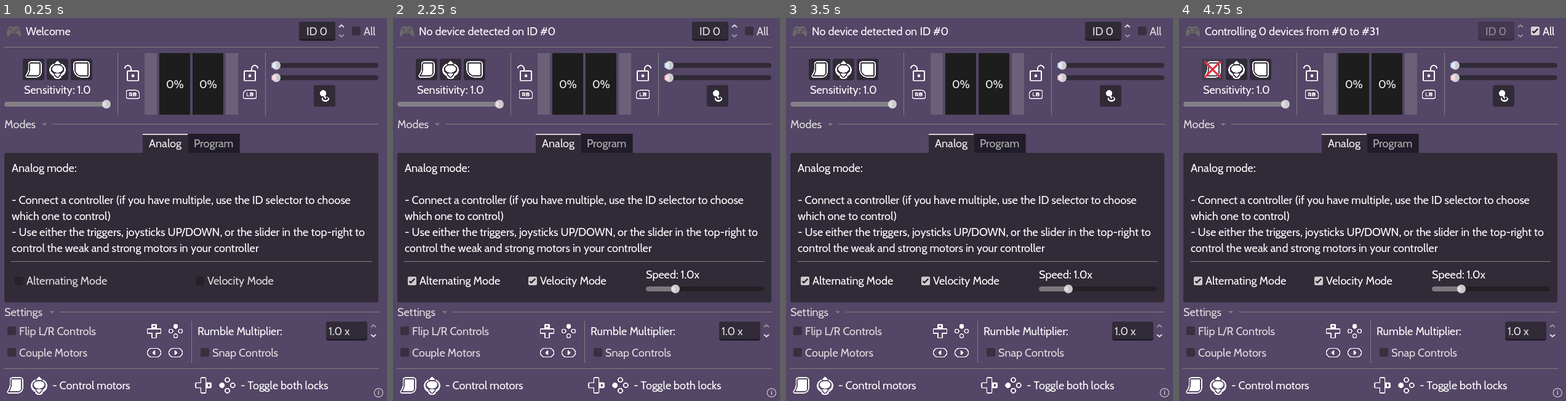
Above: before the commit, frames 1-4 (left to right).
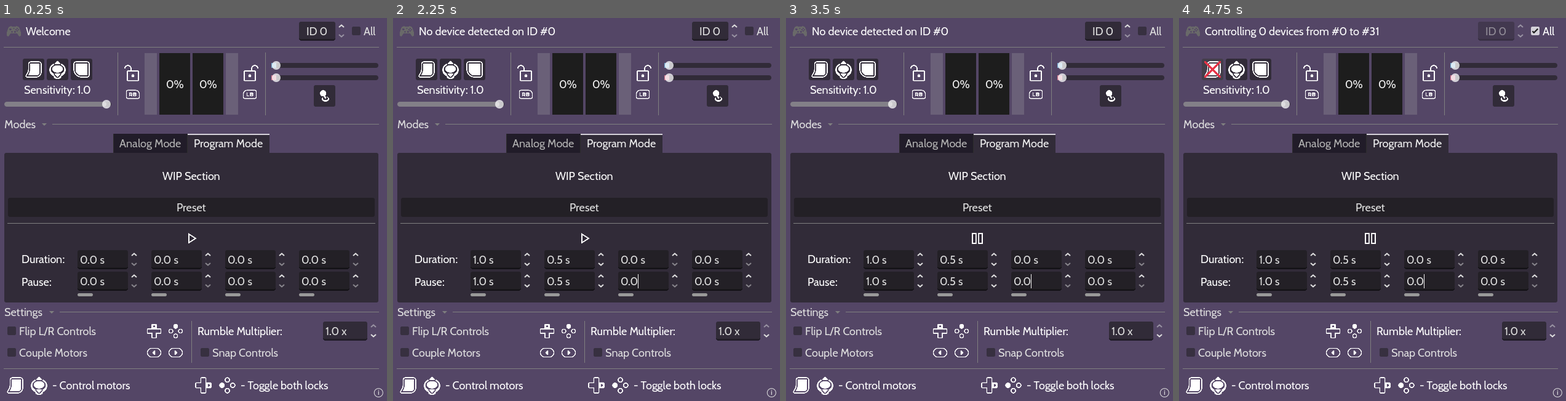
Above: after the commit, the same moments.

Repository: leosefcik/controller-rumble-tool
Game: Godot game, scene res://main.tscn
Two runs of this game, one before a commit and one after it. Both use one fixed random seed, a clock stepped at 60 frames per second and the inputs below.
Inputs (mouse positions are in pixels of both pictures, inside the frame that each line leads up to):
- Up to frame 1 (0.25 s): no input
- Up to frame 2 (2.25 s): click (493, 282) at 0.5 s, where only the run before the commit has a clickable "Alternating Mode"; click (582, 205) at 1.25 s, where only the run after the commit has a clickable "Preset"; click (675, 282) at 2 s, where only the run before the commit has a clickable "Velocity Mode"
- Up to frame 3 (3.5 s): click (975, 240) at 2.77 s
- Up to frame 4 (4.75 s): click "All" at 3.5 s; click (1213, 67) at 4.25 s

The runs differ from the first frame. In frame 1, 5.8% of the frame differs, in the area x 1-97%, y 30-85%; in frame 2, 6.0%; in frame 3, 6.0%; in frame 4, 6.0%.

Commit message:
Program Mode initial idea
added some code for what Program Mode can be. I'm thinking I'll separate the 2 modes into their own scripts, which means i'll have to do a lot of moving old Analog Mode code into its own script, and create some global singleton for all the settings and stuff like Controller ID. Or i'll stuff it all into Main.gd :)

Diff:
--- /dev/null
+++ b/icon/pause.svg
@@ -0,0 +1 @@
+<svg xmlns="http://www.w3.org/2000/svg" height="48px" viewBox="0 -960 960 960" width="48px" fill="#FFFFFF"><path d="M525-200v-560h235v560H525Zm-325 0v-560h235v560H200Zm385-60h115v-440H585v440Zm-325 0h115v-440H260v440Zm0-440v440-440Zm325 0v440-440Z"/></svg>
--- /dev/null
+++ b/icon/play.svg
@@ -0,0 +1 @@
+<svg xmlns="http://www.w3.org/2000/svg" height="48px" viewBox="0 -960 960 960" width="48px" fill="#FFFFFF"><path d="M320-203v-560l440 280-440 280Zm60-280Zm0 171 269-171-269-171v342Z"/></svg>
--- a/main.tscn
+++ b/main.tscn
@@ -25,6 +25,9 @@
 [ext_resource type="Texture2D" uid="uid://77sud8rl3qs8" path="res://icon/kenney_glyphs/Nintendo Switch/switch_buttons_left_outline.png" id="20_ryguw"]
 [ext_resource type="Texture2D" uid="uid://dpbkmplgtdokt" path="res://icon/kenney_glyphs/Nintendo Switch/switch_dpad_up_outline.png" id="21_d13ii"]
 [ext_resource type="Texture2D" uid="uid://cr4gsturnc2nc" path="res://icon/kenney_glyphs/Nintendo Switch/switch_buttons_up_outline.png" id="22_1u8w0"]
+[ext_resource type="Script" uid="uid://by1rf4skvhdw8" path="res://program_mode.gd" id="22_a6jrf"]
+[ext_resource type="Texture2D" uid="uid://bnlh0nq1ahiod" path="res://icon/play.svg" id="23_qsp4k"]
+[ext_resource type="Texture2D" uid="uid://bc3if7fk4tikx" path="res://icon/pause.svg" id="24_kq58d"]
 [ext_resource type="Texture2D" uid="uid://cst8li6a7al6b" path="res://logo/motor_icon_v1.png" id="25_0odxb"]
 
 [sub_resource type="StyleBoxFlat" id="StyleBoxFlat_1bvp3"]
@@ -44,6 +47,19 @@
 
 [sub_resource type="StyleBoxFlat" id="StyleBoxFlat_ryguw"]
 bg_color = Color(0.8235294, 0.48235294, 0.5686275, 1)
+
+[sub_resource type="StyleBoxFlat" id="StyleBoxFlat_xuqvo"]
+bg_color = Color(0.6, 0.6, 0.6, 0)
+corner_radius_top_left = 3
+corner_radius_top_right = 3
+corner_radius_bottom_right = 3
+corner_radius_bottom_left = 3
+
+[sub_resource type="StyleBoxFlat" id="StyleBoxFlat_a6jrf"]
+corner_radius_top_left = 3
+corner_radius_top_right = 3
+corner_radius_bottom_right = 3
+corner_radius_bottom_left = 3
 
 [node name="Main" type="Node"]
 script = ExtResource("1_h2yge")
@@ -441,13 +457,14 @@
 layout_mode = 2
 size_flags_vertical = 3
 tab_alignment = 1
-current_tab = 0
-
-[node name="Analog" type="TabBar" parent="UI/MainVBox/ModeTabs"]
+current_tab = 1
+
+[node name="Analog Mode" type="TabBar" parent="UI/MainVBox/ModeTabs"]
+visible = false
 layout_mode = 2
 metadata/_tab_index = 0
 
-[node name="VBoxContainer" type="VBoxContainer" parent="UI/MainVBox/ModeTabs/Analog"]
+[node name="VBoxContainer" type="VBoxContainer" parent="UI/MainVBox/ModeTabs/Analog Mode"]
 layout_mode = 1
 anchors_preset = 15
 anchor_right = 1.0
@@ -460,7 +477,7 @@
 grow_vertical = 2
 alignment = 1
 
-[node name="Label" type="Label" parent="UI/MainVBox/ModeTabs/Analog/VBoxContainer"]
+[node name="Label" type="Label" parent="UI/MainVBox/ModeTabs/Analog Mode/VBoxContainer"]
 layout_mode = 2
 text = "Analog mode:
 
@@ -468,37 +485,37 @@
 - Use either the triggers, joysticks UP/DOWN, or the slider in the top-right to control the weak and strong motors in your controller"
 autowrap_mode = 3
 
-[node name="HSeparator" type="HSeparator" parent="UI/MainVBox/ModeTabs/Analog/VBoxContainer"]
-layout_mode = 2
-
-[node name="HBoxContainer" type="HBoxContainer" parent="UI/MainVBox/ModeTabs/Analog/VBoxContainer"]
+[node name="HSeparator" type="HSeparator" parent="UI/MainVBox/ModeTabs/Analog Mode/VBoxContainer"]
+layout_mode = 2
+
+[node name="HBoxContainer" type="HBoxContainer" parent="UI/MainVBox/ModeTabs/Analog Mode/VBoxContainer"]
 custom_minimum_size = Vector2(0, 44)
 layout_mode = 2
 
-[node name="AnalogAltMode" type="CheckBox" parent="UI/MainVBox/ModeTabs/Analog/VBoxContainer/HBoxContainer"]
+[node name="AnalogAltMode" type="CheckBox" parent="UI/MainVBox/ModeTabs/Analog Mode/VBoxContainer/HBoxContainer"]
 layout_mode = 2
 size_flags_horizontal = 3
 tooltip_text = "When both motors reach 0%, toggles Flip Controls"
 text = "Alternating Mode"
 
-[node name="AnalogVelMode" type="CheckBox" parent="UI/MainVBox/ModeTabs/Analog/VBoxContainer/HBoxContainer"]
+[node name="AnalogVelMode" type="CheckBox" parent="UI/MainVBox/ModeTabs/Analog Mode/VBoxContainer/HBoxContainer"]
 layout_mode = 2
 size_flags_horizontal = 3
 tooltip_text = "\"Drags\" the input along instead of having it control rumble directly"
 text = "Velocity Mode"
 
-[node name="VelocityModeSpeedContainer" type="VBoxContainer" parent="UI/MainVBox/ModeTabs/Analog/VBoxContainer/HBoxContainer"]
+[node name="VelocityModeSpeedContainer" type="VBoxContainer" parent="UI/MainVBox/ModeTabs/Analog Mode/VBoxContainer/HBoxContainer"]
 unique_name_in_owner = true
 visible = false
 layout_mode = 2
 size_flags_horizontal = 3
 
-[node name="VelocityModeSpeedLabel" type="Label" parent="UI/MainVBox/ModeTabs/Analog/VBoxContainer/HBoxContainer/VelocityModeSpeedContainer"]
+[node name="VelocityModeSpeedLabel" type="Label" parent="UI/MainVBox/ModeTabs/Analog Mode/VBoxContainer/HBoxContainer/VelocityModeSpeedContainer"]
 unique_name_in_owner = true
 layout_mode = 2
 text = "Speed: 1.0x"
 
-[node name="VelocityModeSpeed" type="HSlider" parent="UI/MainVBox/ModeTabs/Analog/VBoxContainer/HBoxContainer/VelocityModeSpeedContainer"]
+[node name="VelocityModeSpeed" type="HSlider" parent="UI/MainVBox/ModeTabs/Analog Mode/VBoxContainer/HBoxContainer/VelocityModeSpeedContainer"]
 unique_name_in_owner = true
 layout_mode = 2
 min_value = 0.1
@@ -506,12 +523,13 @@
 step = 0.1
 value = 1.0
 
-[node name="Program" type="TabBar" parent="UI/MainVBox/ModeTabs"]
-visible = false
-layout_mode = 2
+[node name="Program Mode" type="TabBar" parent="UI/MainVBox/ModeTabs" node_paths=PackedStringArray("PATTERN_MAKER")]
+layout_mode = 2
+script = ExtResource("22_a6jrf")
+PATTERN_MAKER = NodePath("VBoxContainer/PatternMaker")
 metadata/_tab_index = 1
 
-[node name="VBoxContainer" type="VBoxContainer" parent="UI/MainVBox/ModeTabs/Program"]
+[node name="VBoxContainer" type="VBoxContainer" parent="UI/MainVBox/ModeTabs/Program Mode"]
 layout_mode = 1
 anchors_preset = 15
 anchor_right = 1.0
@@ -524,150 +542,174 @@
 grow_vertical = 2
 alignment = 2
 
-[node name="Label" type="Label" parent="UI/MainVBox/ModeTabs/Program/VBoxContainer"]
+[node name="Label" type="Label" parent="UI/MainVBox/ModeTabs/Program Mode/VBoxContainer"]
 layout_mode = 2
 size_flags_vertical = 6
-text = "WIP Section! Doesn't do anything."
+text = "WIP Section"
 horizontal_alignment = 1
 
-[node name="HSeparator" type="HSeparator" parent="UI/MainVBox/ModeTabs/Program/VBoxContainer"]
-layout_mode = 2
-
-[node name="HBoxContainer3" type="HBoxContainer" parent="UI/MainVBox/ModeTabs/Program/VBoxContainer"]
-layout_mode = 2
-alignment = 1
-
-[node name="VBoxContainer" type="VBoxContainer" parent="UI/MainVBox/ModeTabs/Program/VBoxContainer/HBoxContainer3"]
-layout_mode = 2
-alignment = 1
-
-[node name="Label" type="Label" parent="UI/MainVBox/ModeTabs/Program/VBoxContainer/HBoxContainer3/VBoxContainer"]
+[node name="PresetButton" type="Button" parent="UI/MainVBox/ModeTabs/Program Mode/VBoxContainer"]
+layout_mode = 2
+text = "Preset"
+
+[node name="HSeparator" type="HSeparator" parent="UI/MainVBox/ModeTabs/Program Mode/VBoxContainer"]
+layout_mode = 2
+
+[node name="PlayPause" type="TextureButton" parent="UI/MainVBox/ModeTabs/Program Mode/VBoxContainer"]
+custom_minimum_size = Vector2(30, 30)
+layout_mode = 2
+size_flags_horizontal = 4
+toggle_mode = true
+texture_normal = ExtResource("23_qsp4k")
+texture_pressed = ExtResource("24_kq58d")
+ignore_texture_size = true
+stretch_mode = 5
+
+[node name="PatternMaker" type="HBoxContainer" parent="UI/MainVBox/ModeTabs/Program Mode/VBoxContainer"]
+layout_mode = 2
+focus_behavior_recursive = 2
+alignment = 1
+
+[node name="VBoxContainer" type="VBoxContainer" parent="UI/MainVBox/ModeTabs/Program Mode/VBoxContainer/PatternMaker"]
+layout_mode = 2
+alignment = 1
+
+[node name="Label" type="Label" parent="UI/MainVBox/ModeTabs/Program Mode/VBoxContainer/PatternMaker/VBoxContainer"]
 layout_mode = 2
 text = "Duration:"
 
-[node name="Control" type="Control" parent="UI/MainVBox/ModeTabs/Program/VBoxContainer/HBoxContainer3/VBoxContainer"]
+[node name="Control" type="Control" parent="UI/MainVBox/ModeTabs/Program Mode/VBoxContainer/PatternMaker/VBoxContainer"]
 custom_minimum_size = Vector2(0, 6)
 layout_mode = 2
 
-[node name="Label2" type="Label" parent="UI/MainVBox/ModeTabs/Program/VBoxContainer/HBoxContainer3/VBoxContainer"]
+[node name="Label2" type="Label" parent="UI/MainVBox/ModeTabs/Program Mode/VBoxContainer/PatternMaker/VBoxContainer"]
 layout_mode = 2
 text = "Pause:"
 
-[node name="Spacer" type="Control" parent="UI/MainVBox/ModeTabs/Program/VBoxContainer/HBoxContainer3"]
+[node name="Spacer" type="Panel" parent="UI/MainVBox/ModeTabs/Program Mode/VBoxContainer/PatternMaker/VBoxContainer"]
+custom_minimum_size = Vector2(25, 5)
+layout_mode = 2
+size_flags_horizontal = 0
+theme_override_styles/panel = SubResource("StyleBoxFlat_xuqvo")
+
+[node name="Spacer" type="Control" parent="UI/MainVBox/ModeTabs/Program Mode/VBoxContainer/PatternMaker"]
 custom_minimum_size = Vector2(12, 0)
 layout_mode = 2
 
-[node name="VBoxContainer2" type="VBoxContainer" parent="UI/MainVBox/ModeTabs/Program/VBoxContainer/HBoxContainer3"]
-layout_mode = 2
-
-[node name="HBoxContainer" type="HBoxContainer" parent="UI/MainVBox/ModeTabs/Program/VBoxContainer/HBoxContainer3/VBoxContainer2"]
-layout_mode = 2
-focus_behavior_recursive = 2
-
-[node name="SpinBox" type="SpinBox" parent="UI/MainVBox/ModeTabs/Program/VBoxContainer/HBoxContainer3/VBoxContainer2/HBoxContainer"]
-custom_minimum_size = Vector2(90, 0)
+[node name="Row1" type="VBoxContainer" parent="UI/MainVBox/ModeTabs/Program Mode/VBoxContainer/PatternMaker"]
+layout_mode = 2
+
+[node name="Duration" type="SpinBox" parent="UI/MainVBox/ModeTabs/Program Mode/VBoxContainer/PatternMaker/Row1"]
+custom_minimum_size = Vector2(100, 0)
 layout_mode = 2
 max_value = 999.99
 step = 0.01
 suffix = "s"
-
-[node name="HBoxContainer2" type="HBoxContainer" parent="UI/MainVBox/ModeTabs/Program/VBoxContainer/HBoxContainer3/VBoxContainer2"]
-layout_mode = 2
-focus_behavior_recursive = 2
-
-[node name="SpinBox" type="SpinBox" parent="UI/MainVBox/ModeTabs/Program/VBoxContainer/HBoxContainer3/VBoxContainer2/HBoxContainer2"]
-custom_minimum_size = Vector2(90, 0)
+custom_arrow_step = 0.25
+
+[node name="Pause" type="SpinBox" parent="UI/MainVBox/ModeTabs/Program Mode/VBoxContainer/PatternMaker/Row1"]
+custom_minimum_size = Vector2(100, 0)
 layout_mode = 2
 max_value = 999.99
 step = 0.01
 suffix = "s"
-
-[node name="Spacer2" type="Control" parent="UI/MainVBox/ModeTabs/Program/VBoxContainer/HBoxContainer3"]
+custom_arrow_step = 0.25
+
+[node name="Indicator" type="Panel" parent="UI/MainVBox/ModeTabs/Program Mode/VBoxContainer/PatternMaker/Row1"]
+custom_minimum_size = Vector2(25, 5)
+layout_mode = 2
+size_flags_horizontal = 0
+theme_override_styles/panel = SubResource("StyleBoxFlat_a6jrf")
+
+[node name="Spacer2" type="Control" parent="UI/MainVBox/ModeTabs/Program Mode/VBoxContainer/PatternMaker"]
 custom_minimum_size = Vector2(12, 0)
 layout_mode = 2
 
-[node name="VBoxContainer3" type="VBoxContainer" parent="UI/MainVBox/ModeTabs/Program/VBoxContainer/HBoxContainer3"]
-layout_mode = 2
-
-[node name="HBoxContainer" type="HBoxContainer" parent="UI/MainVBox/ModeTabs/Program/VBoxContainer/HBoxContainer3/VBoxContainer3"]
-layout_mode = 2
-focus_behavior_recursive = 2
-
-[node name="SpinBox" type="SpinBox" parent="UI/MainVBox/ModeTabs/Program/VBoxContainer/HBoxContainer3/VBoxContainer3/HBoxContainer"]
-custom_minimum_size = Vector2(90, 0)
+[node name="Row2" type="VBoxContainer" parent="UI/MainVBox/ModeTabs/Program Mode/VBoxContainer/PatternMaker"]
+layout_mode = 2
+
+[node name="Duration" type="SpinBox" parent="UI/MainVBox/ModeTabs/Program Mode/VBoxContainer/PatternMaker/Row2"]
+custom_minimum_size = Vector2(100, 0)
 layout_mode = 2
 max_value = 999.99
 step = 0.01
 suffix = "s"
-
-[node name="HBoxContainer2" type="HBoxContainer" parent="UI/MainVBox/ModeTabs/Program/VBoxContainer/HBoxContainer3/VBoxContainer3"]
-layout_mode = 2
-focus_behavior_recursive = 2
-
-[node name="SpinBox" type="SpinBox" parent="UI/MainVBox/ModeTabs/Program/VBoxContainer/HBoxContainer3/VBoxContainer3/HBoxContainer2"]
-custom_minimum_size = Vector2(90, 0)
+custom_arrow_step = 0.25
+
+[node name="Pause" type="SpinBox" parent="UI/MainVBox/ModeTabs/Program Mode/VBoxContainer/PatternMaker/Row2"]
+custom_minimum_size = Vector2(100, 0)
 layout_mode = 2
 max_value = 999.99
 step = 0.01
 suffix = "s"
-
-[node name="Spacer3" type="Control" parent="UI/MainVBox/ModeTabs/Program/VBoxContainer/HBoxContainer3"]
+custom_arrow_step = 0.25
+
+[node name="Indicator" type="Panel" parent="UI/MainVBox/ModeTabs/Program Mode/VBoxContainer/PatternMaker/Row2"]
+custom_minimum_size = Vector2(25, 5)
+layout_mode = 2
+size_flags_horizontal = 0
+theme_override_styles/panel = SubResource("StyleBoxFlat_a6jrf")
+
+[node name="Spacer3" type="Control" parent="UI/MainVBox/ModeTabs/Program Mode/VBoxContainer/PatternMaker"]
 custom_minimum_size = Vector2(12, 0)
 layout_mode = 2
 
-[node name="VBoxContainer4" type="VBoxContainer" parent="UI/MainVBox/ModeTabs/Program/VBoxContainer/HBoxContainer3"]
-layout_mode = 2
-
-[node name="HBoxContainer" type="HBoxContainer" parent="UI/MainVBox/ModeTabs/Program/VBoxContainer/HBoxContainer3/VBoxContainer4"]
-layout_mode = 2
-focus_behavior_recursive = 2
-
-[node name="SpinBox" type="SpinBox" parent="UI/MainVBox/ModeTabs/Program/VBoxContainer/HBoxContainer3/VBoxContainer4/HBoxContainer"]
-custom_minimum_size = Vector2(90, 0)
+[node name="Row3" type="VBoxContainer" parent="UI/MainVBox/ModeTabs/Program Mode/VBoxContainer/PatternMaker"]
+layout_mode = 2
+
+[node name="Duration" type="SpinBox" parent="UI/MainVBox/ModeTabs/Program Mode/VBoxContainer/PatternMaker/Row3"]
+custom_minimum_size = Vector2(100, 0)
 layout_mode = 2
 max_value = 999.99
 step = 0.01
 suffix = "s"
-
-[node name="HBoxContainer2" type="HBoxContainer" parent="UI/MainVBox/ModeTabs/Program/VBoxContainer/HBoxContainer3/VBoxContainer4"]
-layout_mode = 2
-focus_behavior_recursive = 2
-
-[node name="SpinBox" type="SpinBox" parent="UI/MainVBox/ModeTabs/Program/VBoxContainer/HBoxContainer3/VBoxContainer4/HBoxContainer2"]
-custom_minimum_size = Vector2(90, 0)
+custom_arrow_step = 0.25
+
+[node name="Pause" type="SpinBox" parent="UI/MainVBox/ModeTabs/Program Mode/VBoxContainer/PatternMaker/Row3"]
+custom_minimum_size = Vector2(100, 0)
 layout_mode = 2
 max_value = 999.99
 step = 0.01
 suffix = "s"
-
-[node name="Spacer4" type="Control" parent="UI/MainVBox/ModeTabs/Program/VBoxContainer/HBoxContainer3"]
+custom_arrow_step = 0.25
+
+[node name="Indicator" type="Panel" parent="UI/MainVBox/ModeTabs/Program Mode/VBoxContainer/PatternMaker/Row3"]
+custom_minimum_size = Vector2(25, 5)
+layout_mode = 2
+size_flags_horizontal = 0
+theme_override_styles/panel = SubResource("StyleBoxFlat_a6jrf")
+
+[node name="Spacer4" type="Control" parent="UI/MainVBox/ModeTabs/Program Mode/VBoxContainer/PatternMaker"]
 custom_minimum_size = Vector2(12, 0)
 layout_mode = 2
 
-[node name="VBoxContainer5" type="VBoxContainer" parent="UI/MainVBox/ModeTabs/Program/VBoxContainer/HBoxContainer3"]
-layout_mode = 2
-
-[node name="HBoxContainer" type="HBoxContainer" parent="UI/MainVBox/ModeTabs/Program/VBoxContainer/HBoxContainer3/VBoxContainer5"]
-layout_mode = 2
-focus_behavior_recursive = 2
-
-[node name="SpinBox" type="SpinBox" parent="UI/MainVBox/ModeTabs/Program/VBoxContainer/HBoxContainer3/VBoxContainer5/HBoxContainer"]
-custom_minimum_size = Vector2(90, 0)
+[node name="Row4" type="VBoxContainer" parent="UI/MainVBox/ModeTabs/Program Mode/VBoxContainer/PatternMaker"]
+layout_mode = 2
+
+[node name="Duration" type="SpinBox" parent="UI/MainVBox/ModeTabs/Program Mode/VBoxContainer/PatternMaker/Row4"]
+custom_minimum_size = Vector2(100, 0)
 layout_mode = 2
 max_value = 999.99
 step = 0.01
 suffix = "s"
-
-[node name="HBoxContainer2" type="HBoxContainer" parent="UI/MainVBox/ModeTabs/Program/VBoxContainer/HBoxContainer3/VBoxContainer5"]
-layout_mode = 2
-focus_behavior_recursive = 2
-
-[node name="SpinBox" type="SpinBox" parent="UI/MainVBox/ModeTabs/Program/VBoxContainer/HBoxContainer3/VBoxContainer5/HBoxContainer2"]
-custom_minimum_size = Vector2(90, 0)
+custom_arrow_step = 0.25
+
+[node name="Pause" type="SpinBox" parent="UI/MainVBox/ModeTabs/Program Mode/VBoxContainer/PatternMaker/Row4"]
+custom_minimum_size = Vector2(100, 0)
 layout_mode = 2
 max_value = 999.99
 step = 0.01
 suffix = "s"
+custom_arrow_step = 0.25
+
+[node name="Indicator" type="Panel" parent="UI/MainVBox/ModeTabs/Program Mode/VBoxContainer/PatternMaker/Row4"]
+custom_minimum_size = Vector2(25, 5)
+layout_mode = 2
+size_flags_horizontal = 0
+theme_override_styles/panel = SubResource("StyleBoxFlat_a6jrf")
+
+[node name="HBoxContainer" type="HBoxContainer" parent="UI/MainVBox/ModeTabs/Program Mode/VBoxContainer"]
+layout_mode = 2
 
 [node name="HBoxContainer3" type="HBoxContainer" parent="UI/MainVBox"]
 layout_mode = 2
@@ -771,7 +813,7 @@
 size_flags_horizontal = 3
 
 [node name="MultiplierBox" type="SpinBox" parent="UI/MainVBox/SettingsBox/HBoxContainer3/VBoxContainer2/MultiplierNode"]
-custom_minimum_size = Vector2(85, 0)
+custom_minimum_size = Vector2(90, 0)
 layout_mode = 2
 tooltip_text = "Set a multiplier for the final rumble intensity,
 effectively capping the max. Some controllers
@@ -949,9 +991,11 @@
 [connection signal="pressed" from="UI/MainVBox/Gauges/Spacer/VBoxContainer/MouseStickyMode" to="." method="_on_mouse_sticky_mode_pressed"]
 [connection signal="toggled" from="UI/MainVBox/HBoxContainer/HideModeTabs" to="." method="_on_hide_mode_tabs_toggled"]
 [connection signal="tab_changed" from="UI/MainVBox/ModeTabs" to="." method="_on_mode_tabs_tab_changed"]
-[connection signal="toggled" from="UI/MainVBox/ModeTabs/Analog/VBoxContainer/HBoxContainer/AnalogAltMode" to="." method="_on_analog_alt_mode_toggled"]
-[connection signal="toggled" from="UI/MainVBox/ModeTabs/Analog/VBoxContainer/HBoxContainer/AnalogVelMode" to="." method="_on_analog_vel_mode_toggled"]
-[connection signal="value_changed" from="UI/MainVBox/ModeTabs/Analog/VBoxContainer/HBoxContainer/VelocityModeSpeedContainer/VelocityModeSpeed" to="." method="_on_velocity_mode_speed_value_changed"]
+[connection signal="toggled" from="UI/MainVBox/ModeTabs/Analog Mode/VBoxContainer/HBoxContainer/AnalogAltMode" to="." method="_on_analog_alt_mode_toggled"]
+[connection signal="toggled" from="UI/MainVBox/ModeTabs/Analog Mode/VBoxContainer/HBoxContainer/AnalogVelMode" to="." method="_on_analog_vel_mode_toggled"]
+[connection signal="value_changed" from="UI/MainVBox/ModeTabs/Analog Mode/VBoxContainer/HBoxContainer/VelocityModeSpeedContainer/VelocityModeSpeed" to="." method="_on_velocity_mode_speed_value_changed"]
+[connection signal="pressed" from="UI/MainVBox/ModeTabs/Program Mode/VBoxContainer/PresetButton" to="UI/MainVBox/ModeTabs/Program Mode" method="_on_preset_button_pressed"]
+[connection signal="toggled" from="UI/MainVBox/ModeTabs/Program Mode/VBoxContainer/PlayPause" to="UI/MainVBox/ModeTabs/Program Mode" method="_on_play_pause_toggled"]
 [connection signal="toggled" from="UI/MainVBox/HBoxContainer3/HideBottomRow" to="." method="_on_hide_bottom_row_toggled"]
 [connection signal="toggled" from="UI/MainVBox/SettingsBox/HBoxContainer3/VBoxContainer/HBoxContainer/FlipControls" to="." method="_on_flip_controls_toggled"]
 [connection signal="toggled" from="UI/MainVBox/SettingsBox/HBoxContainer3/VBoxContainer/HBoxContainer2/CoupleMotors" to="." method="_on_couple_motors_toggled"]
--- /dev/null
+++ b/program_mode.gd
@@ -0,0 +1,47 @@
+extends TabBar
+
+@export var PATTERN_MAKER : HBoxContainer
+
+# Idk why i called them rows. They're columns
+const ROWS := 4
+
+# [row node 0-3][0: Duration, 1: Pause, 2: Indicator]
+var PATTERN_NODES := []
+
+var current_tact := 0
+var time_elapsed := 0.0
+var playing := false
+
+@onready var MAIN := get_node("/root/Main")
+
+
+func _ready() -> void:
+	_setup_row_nodes()
+
+
+func _setup_row_nodes() -> void:
+	for i in range(ROWS):
+		var current_node := PATTERN_MAKER.get_node(str("Row", i+1))
+		PATTERN_NODES.append({
+			"Duration": current_node.get_node("Duration"),
+			"Pause": current_node.get_node("Pause"),
+			"Indicator": current_node.get_node("Indicator"),
+		})
+
+
+func _process(delta: float) -> void:
+	if not visible: return
+
+	if playing:
+		#Input.start_joy_vibration(MAIN.controller_id, 0.2, 0.2, 0.0)
+		pass
+
+func _on_preset_button_pressed() -> void:
+	PATTERN_NODES[0]["Duration"].value = 1.0
+	PATTERN_NODES[0]["Pause"].value = 1.0
+	PATTERN_NODES[1]["Duration"].value = 0.5
+	PATTERN_NODES[1]["Pause"].value = 0.5
+
+
+func _on_play_pause_toggled(toggled_on: bool) -> void:
+	playing = toggled_on
Not shown, added: icon/pause.svg.import
Not shown, added: icon/play.svg.import
Not shown: 1 places in main.tscn that only renumber resources
Not shown, added: program_mode.gd.uid
